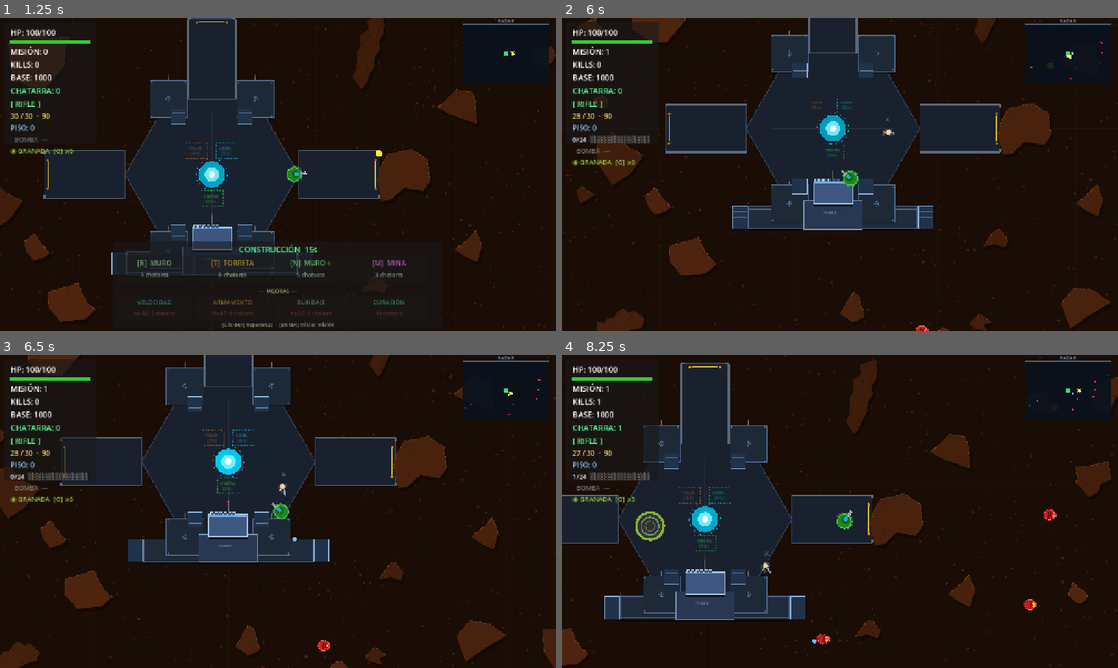
Above: before the commit, frames 1-4 (two rows, left to right).
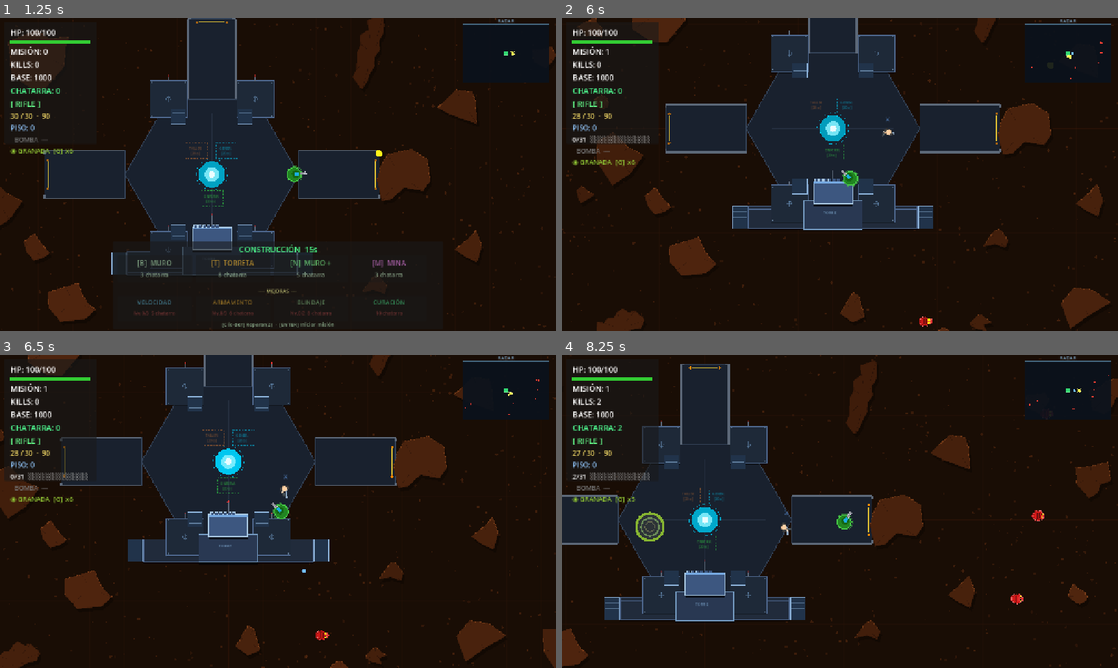
Above: after the commit, the same moments.

Repository: enriquecordero/last-colony
Game: Godot game, scene res://scenes/main.tscn
Same seed, same stepped clock (60 frames per second), same inputs: the game is played once before the commit and once after it. This scene is started directly instead of the project's main scene.
Inputs (mouse positions are in pixels of both pictures, inside the frame that each line leads up to):
- Up to frame 1 (1.25 s): tap Enter at 0.5 s; move the mouse to (400, 158) at 0.52 s; hold Right (ui_right) from 0.53 s (still down); tap R at 0.6 s; click (400, 158) at 0.67 s; tap Space at 0.77 s
- Up to frame 2 (6 s): move the mouse to (728, 190) at 1.27 s; release Right (ui_right) at 1.28 s; hold Down (ui_down) 1.28-2.03 s; tap Enter at 1.35 s; tap Space at 1.52, 3.02, 3.77, 4.52 s; move the mouse to (895, 105) at 2.02 s; hold Right (ui_right) 2.03-2.78 s; tap Keypad Enter at 2.1 s; move the mouse to (812, 237) at 2.77 s; hold Up (ui_up) 2.78-3.53 s; tap B at 2.85 s; click (812, 237) at 2.92 s; move the mouse to (1006, 221) at 3.52 s; hold Left (ui_left) 3.53-5.03 s; tap T at 3.6 s; move the mouse to (673, 127) at 4.27 s; tap N at 4.35 s; move the mouse to (867, 174) at 5.02 s; hold Down (ui_down) 5.03-5.78 s; tap M at 5.1 s; click (867, 174) at 5.17 s; move the mouse to (756, 96) at 5.77 s; hold Right (ui_right) from 5.78 s (still down); tap F at 5.85 s
- Up to frame 3 (6.5 s): keep holding Right (ui_right); tap Space at 6.02 s
- Up to frame 4 (8.25 s): move the mouse to (962, 495) at 6.52 s; release Right (ui_right) at 6.53 s; hold Up (ui_up) 6.53-7.28 s; tap Q at 6.6 s; tap Space at 6.77, 7.52 s; move the mouse to (728, 527) at 7.27 s; hold Right (ui_right) 7.28-8.03 s; tap G at 7.35 s; click (728, 527) at 7.42 s; move the mouse to (895, 442) at 8.02 s; hold Down (ui_down) from 8.03 s (still down); tap 4 at 8.1 s

Frame 1 is identical in both runs. In frame 2, 0.1% of the frame differs, in the area x 3-97%, y 7-100%; in frame 3, 0.2%; in frame 4, 2.7%, in the area x 0-100%, y 0-100%.
Error before the commit: Cannot call method 'queue_free' on a null value. (res://scripts/main.gd:409)
Error after the commit: Cannot call method 'queue_free' on a null value. (res://scripts/main.gd:410)

Commit message:
Add hit flash, Engendro death animation, Explosivo bomber alien, harder difficulty
- Aliens flash red when hit (modulate tween in take_damage)
- El Engendro plays expanding fireball animation on death (1.1s) before despawning
- New alien: Explosivo — orange bomber that detonates on proximity (65px, 65 dmg),
  pulses warning glow when primed, explodes on death too
- Burrow spawn interval reduced (max 0.65s vs 1.1s), HP mult up (0.80 vs 0.55),
  speed mult up (0.22 vs 0.18), Explosivos added at all escalation levels
- Wave difficulty up: HP +38%/wave (was 28%), count 22+9w (was 18+6w),
  Explosivos appear from wave 2 onward
- Boss death triggers 3x BombEffect explosions + shake(30)
- Burrow close triggers BombEffect + explosion sound
- SoundManager: added explode (deep boom) and spawn sounds

Co-Authored-By: Claude Sonnet 4.6 <noreply@anthropic.com>

Diff:
--- /dev/null
+++ b/scenes/explosivo.tscn
@@ -0,0 +1,12 @@
+[gd_scene format=3 uid="uid://expl0s1v0xd01"]
+
+[ext_resource type="Script" path="res://scripts/explosivo.gd" id="1_expl00"]
+
+[sub_resource type="CircleShape2D" id="CircleShape2D_expl"]
+radius = 13.0
+
+[node name="Explosivo" type="CharacterBody2D"]
+script = ExtResource("1_expl00")
+
+[node name="CollisionShape2D" type="CollisionShape2D" parent="."]
+shape = SubResource("CircleShape2D_expl")
--- a/scripts/burrow.gd
+++ b/scripts/burrow.gd
@@ -10,6 +10,7 @@
 const SaltadoraScene = preload("res://scenes/saltadora.tscn")
 const EscupidorScene = preload("res://scenes/escupidor.tscn")
 const BlindadoScene  = preload("res://scenes/blindado.tscn")
+const ExplosivoScene = preload("res://scenes/explosivo.tscn")
 
 var player:           Node2D
 var base_pos:         Vector2 = Vector2.ZERO
@@ -31,7 +32,7 @@
 	queue_redraw()
 
 func _get_spawn_interval() -> float:
-	return max(1.1, 4.5 - escalation * 1.1)
+	return max(0.65, 3.8 - escalation * 1.1)
 
 func _physics_process(delta: float) -> void:
 	_t        += delta
@@ -102,27 +103,31 @@
 	var r := randf()
 	match escalation:
 		0:
-			if r < 0.30: e = SaltadoraScene.instantiate()
-			else:        e = LarvaScene.instantiate()
+			if   r < 0.15: e = ExplosivoScene.instantiate()
+			elif r < 0.40: e = SaltadoraScene.instantiate()
+			else:          e = LarvaScene.instantiate()
 		1:
-			if   r < 0.18: e = EscupidorScene.instantiate()
-			elif r < 0.48: e = SaltadoraScene.instantiate()
+			if   r < 0.18: e = ExplosivoScene.instantiate()
+			elif r < 0.36: e = EscupidorScene.instantiate()
+			elif r < 0.62: e = SaltadoraScene.instantiate()
 			else:          e = LarvaScene.instantiate()
 		2:
-			if   r < 0.22: e = BlindadoScene.instantiate()
-			elif r < 0.46: e = EscupidorScene.instantiate()
-			elif r < 0.66: e = SaltadoraScene.instantiate()
+			if   r < 0.20: e = BlindadoScene.instantiate()
+			elif r < 0.38: e = ExplosivoScene.instantiate()
+			elif r < 0.58: e = EscupidorScene.instantiate()
+			elif r < 0.75: e = SaltadoraScene.instantiate()
 			else:          e = LarvaScene.instantiate()
 		_:
-			if   r < 0.35: e = BlindadoScene.instantiate()
-			elif r < 0.62: e = EscupidorScene.instantiate()
-			elif r < 0.76: e = SaltadoraScene.instantiate()
+			if   r < 0.28: e = BlindadoScene.instantiate()
+			elif r < 0.48: e = ExplosivoScene.instantiate()
+			elif r < 0.68: e = EscupidorScene.instantiate()
+			elif r < 0.80: e = SaltadoraScene.instantiate()
 			else:          e = LarvaScene.instantiate()
 
-	var hp_mult := 1.0 + escalation * 0.55
+	var hp_mult := 1.0 + escalation * 0.80
 	e.max_hp           = maxi(e.max_hp, int(float(e.max_hp) * hp_mult))
 	e.hp               = e.max_hp
-	e.speed           *= 1.0 + escalation * 0.18
+	e.speed           *= 1.0 + escalation * 0.22
 	e.player           = player
 	e.base_pos         = base_pos
 	e.bullet_container = bullet_container
--- a/scripts/engendro.gd
+++ b/scripts/engendro.gd
@@ -39,6 +39,9 @@
 var _phase2:     bool    = false
 var _sprite:     Sprite2D = null
 var _draw_dir:   Vector2  = Vector2.RIGHT
+var _dying:      bool    = false
+var _die_t:      float   = 0.0
+const DIE_DUR            := 1.1
 
 
 func _ready() -> void:
@@ -52,6 +55,13 @@
 
 
 func _physics_process(delta: float) -> void:
+	if _dying:
+		_die_t += delta
+		queue_redraw()
+		if _die_t >= DIE_DUR:
+			died.emit(self)
+			queue_free()
+		return
 	_t += delta
 	if _charging:
 		_tick_charge(delta)
@@ -142,6 +152,8 @@
 
 
 func take_damage(amount: int) -> void:
+	if _dying:
+		return
 	hp = max(0, hp - amount)
 	modulate = Color(1.5, 0.3, 0.3)
 	var tw := create_tween()
@@ -150,8 +162,16 @@
 	if not _phase2 and hp <= max_hp / 2:
 		_enter_phase2()
 	if hp <= 0:
-		died.emit(self)
-		queue_free()
+		_start_dying()
+
+func _start_dying() -> void:
+	_dying    = true
+	_die_t    = 0.0
+	velocity  = Vector2.ZERO
+	for c in get_children():
+		if c is CollisionShape2D:
+			c.disabled = true
+	SoundManager.play("explode")
 
 func _enter_phase2() -> void:
 	_phase2      = true
@@ -168,6 +188,13 @@
 
 
 func _draw() -> void:
+	if _dying:
+		var pct := minf(_die_t / DIE_DUR, 1.0)
+		var er  := 22.0 + pct * 120.0
+		draw_circle(Vector2.ZERO, er,        Color(1.0, 0.45 + pct * 0.2, 0.0, (1.0 - pct) * 0.85))
+		draw_circle(Vector2.ZERO, er * 0.55, Color(1.0, 0.92, 0.30,            (1.0 - pct)))
+		draw_arc(Vector2.ZERO, er * 1.15, 0, TAU, 48, Color(1.0, 0.6, 0.1, (1.0 - pct) * 0.5), 5.0)
+		return
 	var pulse_spd := 5.5 if _phase2 else 2.4
 	var pulse     := 0.82 + sin(_t * pulse_spd) * 0.18
 	var d         := _draw_dir
--- /dev/null
+++ b/scripts/explosivo.gd
@@ -0,0 +1,80 @@
+extends "res://scripts/larva.gd"
+
+const EXPLODE_RANGE := 65.0
+const EXPLODE_DMG   := 65
+const FUSE_TIME     := 0.45
+
+var _fuse_t: float = 0.0
+var _primed: bool  = false
+
+func _ready() -> void:
+	max_hp       = 55
+	melee_damage = 0
+	body_color   = Color(0.85, 0.42, 0.05)
+	body_radius  = 13.0
+	speed        = 52.0
+	super._ready()
+
+func _physics_process(delta: float) -> void:
+	super._physics_process(delta)
+	if is_instance_valid(player) and \
+			global_position.distance_to(player.global_position) < EXPLODE_RANGE:
+		_fuse_t += delta
+		_primed  = true
+		if _fuse_t >= FUSE_TIME:
+			_explode()
+	else:
+		_fuse_t = maxf(_fuse_t - delta * 2.5, 0.0)
+		_primed  = _fuse_t > 0.0
+
+func _explode() -> void:
+	if is_instance_valid(player) and \
+			global_position.distance_to(player.global_position) < EXPLODE_RANGE * 1.2:
+		player.take_damage(EXPLODE_DMG)
+	for ally in get_tree().get_nodes_in_group("allies"):
+		if is_instance_valid(ally) and ally.has_method("take_damage"):
+			if global_position.distance_to(ally.global_position) < EXPLODE_RANGE:
+				ally.take_damage(EXPLODE_DMG / 2)
+	SoundManager.play("explode")
+	died.emit(self)
+	queue_free()
+
+func take_damage(amount: int) -> void:
+	hp -= amount
+	modulate = Color(1.8, 0.25, 0.25)
+	var tw := create_tween()
+	tw.tween_property(self, "modulate", Color.WHITE, 0.10)
+	queue_redraw()
+	if hp <= 0:
+		_explode()
+
+func _draw_body() -> void:
+	var d := _draw_dir
+	var r := body_radius
+	var c := body_color
+	var p := Vector2(-d.y, d.x)
+
+	if _primed:
+		var wpulse := 0.45 + sin(_fuse_t * 28.0) * 0.45
+		draw_circle(Vector2.ZERO, r * (1.9 + _fuse_t * 0.8), Color(1.0, 0.3, 0.0, wpulse * 0.55))
+
+	draw_circle(Vector2(2, 3), r * 1.0, Color(0, 0, 0, 0.28))
+	draw_circle(Vector2.ZERO, r * 0.92, c.darkened(0.30))
+	draw_circle(Vector2.ZERO, r * 0.80, c)
+
+	var core_speed := 14.0 if _primed else 3.5
+	var core_pulse := 0.60 + sin(_fuse_t * core_speed) * 0.38
+	draw_circle(Vector2.ZERO, r * 0.40, Color(1.0, 0.80, 0.10, core_pulse))
+	draw_circle(Vector2.ZERO, r * 0.20, Color(1.0, 1.0,  0.55, core_pulse))
+
+	for i in 4:
+		var a  := TAU * float(i) / 4.0 + PI / 4.0
+		var ld := Vector2(cos(a), sin(a))
+		draw_line(ld * r * 0.55, ld * r * 1.05, c.darkened(0.20), 3.5)
+
+	for s: float in [-1.0, 1.0]:
+		var ep := d * r * 0.52 + p * s * r * 0.30
+		draw_circle(ep, 2.8, Color(1.0, 0.15, 0.0))
+		draw_circle(ep, 1.2, Color(0.0,  0.0,  0.0))
+
+	draw_arc(Vector2.ZERO, r, 0, TAU, 24, c.lightened(0.32), 1.5)
--- a/scripts/larva.gd
+++ b/scripts/larva.gd
@@ -157,6 +157,9 @@
 
 func take_damage(amount: int) -> void:
 	hp -= amount
+	modulate = Color(1.8, 0.25, 0.25)
+	var tw := create_tween()
+	tw.tween_property(self, "modulate", Color.WHITE, 0.10)
 	queue_redraw()
 	if hp <= 0:
 		died.emit(self)
--- a/scripts/main.gd
+++ b/scripts/main.gd
@@ -5,6 +5,7 @@
 const SALTADORA_SCENE = preload("res://scenes/saltadora.tscn")
 const BLINDADO_SCENE  = preload("res://scenes/blindado.tscn")
 const ESCUPIDOR_SCENE = preload("res://scenes/escupidor.tscn")
+const EXPLOSIVO_SCENE = preload("res://scenes/explosivo.tscn")
 const HUD_SCENE       = preload("res://scenes/hud.tscn")
 const WALL_SCENE      = preload("res://scenes/wall.tscn")
 const TURRET_SCENE    = preload("res://scenes/turret.tscn")
@@ -683,8 +684,14 @@
 	_hud.show_npc_announcement("¡EL ENGENDRO HA LLEGADO!", Color(1.0, 0.25, 0.1))
 
 func _on_boss_died(e: Node) -> void:
+	var boss_pos: Vector2 = e.global_position
 	_boss = null
 	_on_enemy_died(e)
+	for i in 3:
+		var ef := BombEffect.new()
+		ef.position = boss_pos + Vector2(randf_range(-40, 40), randf_range(-40, 40))
+		add_child(ef)
+	shake(30.0)
 	if _mission_runtime != null and is_instance_valid(_mission_runtime):
 		_mission_runtime.notify_boss_killed()
 
@@ -706,7 +713,10 @@
 
 func _on_burrow_closed(_burrow: Node) -> void:
 	_burrows_closed += 1
-	# Escalar todas las madrigueras que quedan
+	var ef := BombEffect.new()
+	ef.position = _burrow.global_position
+	add_child(ef)
+	SoundManager.play("explode")
 	for obj in _mission_objects.get_children():
 		if is_instance_valid(obj) and obj.get("escalation") != null:
 			obj.escalation = _burrows_closed
@@ -714,7 +724,7 @@
 		1: _hud.announce_wave(_wave, "¡MADRIGUERA CERRADA — SE ENFURECEN!")
 		2: _hud.announce_wave(_wave, "¡MADRIGUERA CERRADA — RESISTENCIA CRECIENTE!")
 		3: _hud.announce_wave(_wave, "¡ÚLTIMA MADRIGUERA — RESISTENCIA MÁXIMA!")
-	shake(6.0 * _burrows_closed)
+	shake(8.0 * _burrows_closed)
 	if _mission_runtime != null and is_instance_valid(_mission_runtime):
 		_mission_runtime.notify_burrow_closed()
 
@@ -1236,9 +1246,9 @@
 	var is_survival: bool = _is_survival()
 
 	# SURVIVAL: overwhelm — necesitas torres, minas y NPCs para sobrevivir
-	var hp_mult:  float = 1.0 + (_wave - 1) * (0.45 if is_survival else 0.28)
-	var base_spd: float = (105.0 + (_wave - 1) * 22.0) if is_survival else (90.0 + (_wave - 1) * 18.0)
-	var count:    int   = (80 + _wave * 40) if is_survival else (18 + _wave * 6)
+	var hp_mult:  float = 1.0 + (_wave - 1) * (0.55 if is_survival else 0.38)
+	var base_spd: float = (115.0 + (_wave - 1) * 25.0) if is_survival else (95.0 + (_wave - 1) * 20.0)
+	var count:    int   = (90 + _wave * 45) if is_survival else (22 + _wave * 9)
 	var interval: float = 0.055 if is_survival else 0.17
 
 	_wave_total = count
@@ -1250,23 +1260,26 @@
 		if not _mission_active or not is_instance_valid(self):
 			return
 		var e: CharacterBody2D
+		var r := randf()
 		if is_survival:
-			var r := randf()
-			if _wave >= 2 and r < 0.22:
+			if _wave >= 2 and r < 0.20:
 				e = BLINDADO_SCENE.instantiate();   e.speed = base_spd * 0.55
-			elif r < 0.32:
+			elif _wave >= 2 and r < 0.34:
+				e = EXPLOSIVO_SCENE.instantiate();  e.speed = base_spd * 0.90
+			elif r < 0.46:
 				e = ESCUPIDOR_SCENE.instantiate();  e.speed = base_spd * 0.85
-			elif r < 0.55:
+			elif r < 0.65:
 				e = SALTADORA_SCENE.instantiate();  e.speed = base_spd * 1.9
 			else:
 				e = LARVA_SCENE.instantiate();      e.speed = base_spd
 		else:
-			var r := randf()
-			if _wave >= 4 and r < 0.15:
+			if _wave >= 4 and r < 0.14:
 				e = BLINDADO_SCENE.instantiate();   e.speed = base_spd * 0.55
 			elif _wave >= 2 and r < 0.28:
+				e = EXPLOSIVO_SCENE.instantiate();  e.speed = base_spd * 0.90
+			elif _wave >= 2 and r < 0.42:
 				e = ESCUPIDOR_SCENE.instantiate();  e.speed = base_spd * 0.85
-			elif _wave >= 2 and r < 0.35:
+			elif _wave >= 2 and r < 0.52:
 				e = SALTADORA_SCENE.instantiate();  e.speed = base_spd * 1.9
 			else:
 				e = LARVA_SCENE.instantiate();      e.speed = base_spd
--- a/scripts/sound_manager.gd
+++ b/scripts/sound_manager.gd
@@ -3,11 +3,13 @@
 var _players: Dictionary = {}
 
 func _ready() -> void:
-	_add("shoot",  880.0, 660.0,  0.055, 0.28)
-	_add("death",  420.0, 100.0,  0.18,  0.52)
-	_add("damage", 130.0,  90.0,  0.13,  0.60)
-	_add("wave",   200.0, 520.0,  0.38,  0.42)
-	_add("wave2",  520.0, 260.0,  0.22,  0.35)
+	_add("shoot",   880.0, 660.0,  0.055, 0.28)
+	_add("death",   420.0, 100.0,  0.18,  0.52)
+	_add("damage",  130.0,  90.0,  0.13,  0.60)
+	_add("wave",    200.0, 520.0,  0.38,  0.42)
+	_add("wave2",   520.0, 260.0,  0.22,  0.35)
+	_add("explode",  55.0,  18.0,  0.45,  1.00)
+	_add("spawn",   310.0,  75.0,  0.20,  0.42)
 
 func play(key: String) -> void:
 	if _players.has(key):
